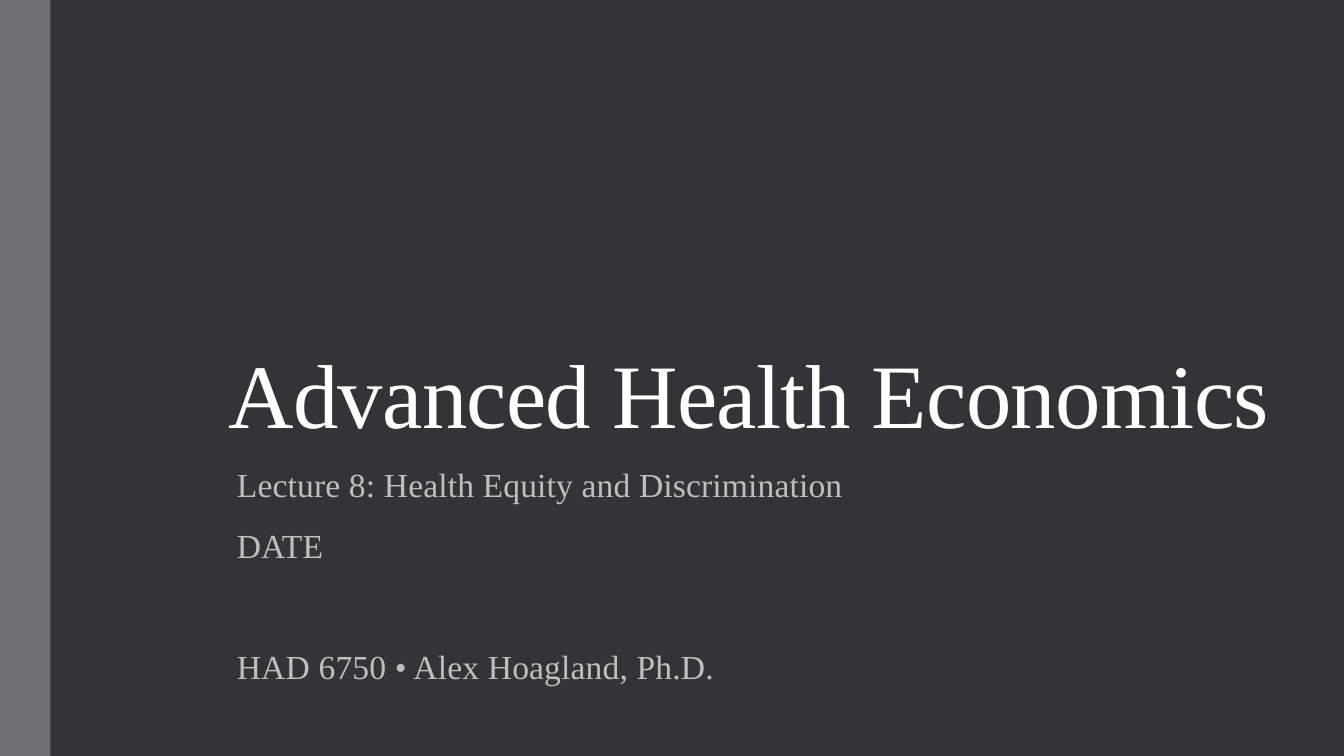
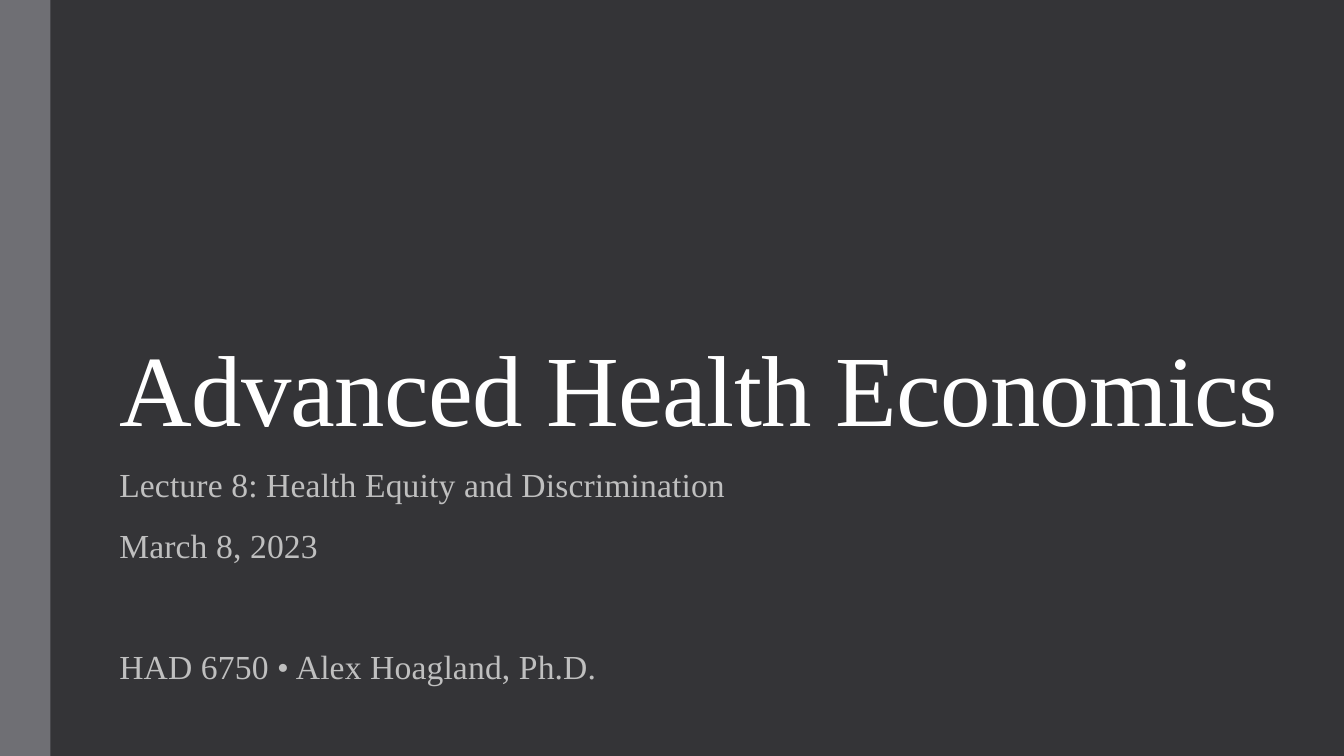
Before and after one commit to alex-hoagland/HAD6750H, a slide deck: slide 1 of Lecture08_HealthEquity/L8Slides_HealthEquity_2023W.pptx. Drawn at 1344x756 pixels with LibreOffice and Linux fonts; fonts in the diff are those of the drawing. Boxes give left, top, right and bottom in pixels: in the first picture for what was removed or moved away, otherwise in the second. Text is boxed around its words. In the diff, an @@ line names an element or a change of style, - is before the commit and + after.

```diff
--- a/Lecture08_HealthEquity/L8Slides_HealthEquity_2023W.pptx
+++ b/Lecture08_HealthEquity/L8Slides_HealthEquity_2023W.pptx
@@ title "Advanced Health Economics": place and size @@
-title "Advanced Health Economics" at <box>228,365,1269,429</box>
+title "Advanced Health Economics" at <box>119,356,1278,427</box>
@@ title "Advanced Health Economics" at <box>119,356,1278,427</box>: size 64.8 to 72 pt @@
@@ subtitle "Lecture 8: Health Equity and ...": place and size @@
-subtitle "Lecture 8: Health Equity and ..." at <box>237,473,842,686</box>
+subtitle "Lecture 8: Health Equity and ..." at <box>119,473,724,686</box>
@@ subtitle at <box>119,534,318,563</box>: text changed @@
-DATE
+March 8, 2023
```
Also in this commit, not shown: 7 other slides changed, 6 slides added, 1 slide removed, 2 other files.
